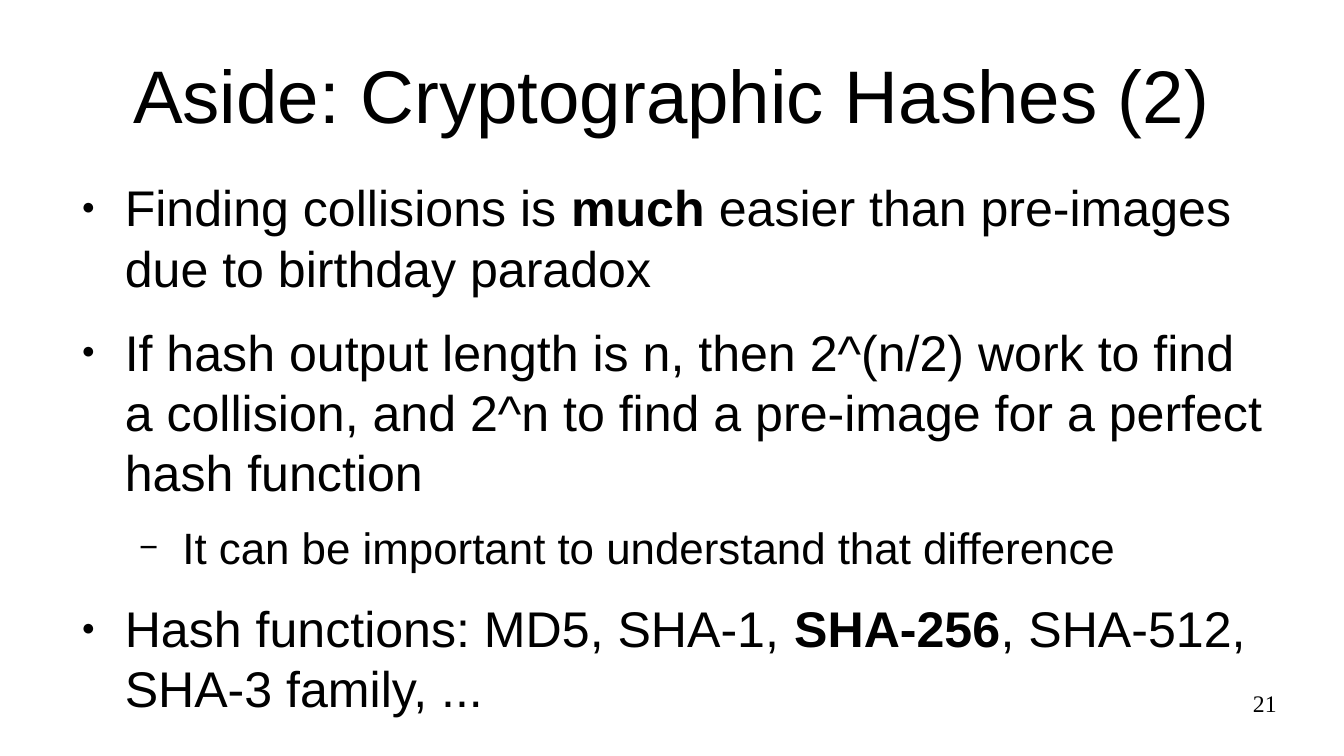
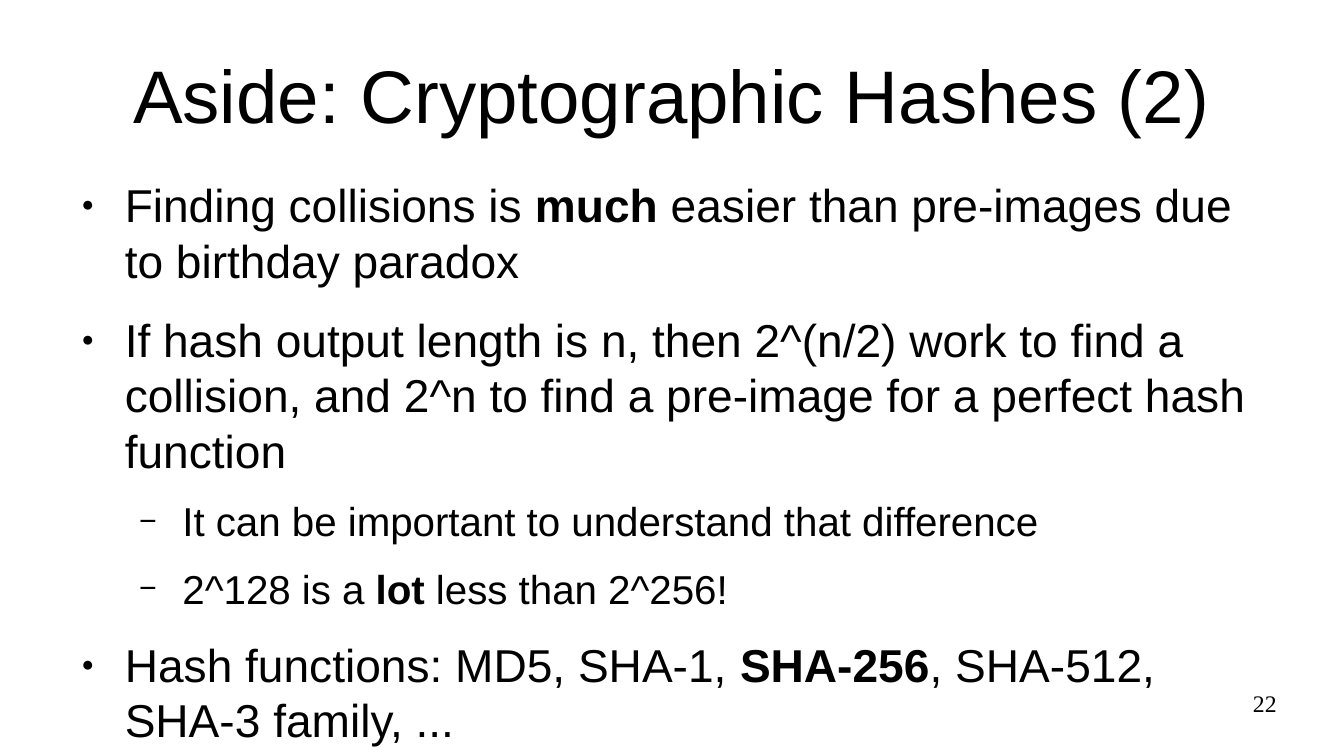
Before and after one commit to sftcd/cs7ns1, a slide deck: slide 22 of about-passwords.odp (slide 21 before the commit). Drawn at 1344x756 pixels with LibreOffice and Linux fonts; fonts in the diff are those of the drawing. Boxes give left, top, right and bottom in pixels: in the first picture for what was removed or moved away, otherwise in the second. Text is boxed around its words. In the diff, an @@ line names an element or a change of style, - is before the commit and + after.

```diff
--- a/about-passwords.odp
+++ b/about-passwords.odp
@@ text at (x1=125, y1=188, x2=1245, y2=746): size 29.6 to 27.2 pt in "Finding collisions is much easier than pre-images ...", "If hash output length is n, then ...", "Hash functions: MD5, SHA-1, SHA-256, SHA-512, SHA-3 ..."; size 25.9 to 23.8 pt in "It can be important to understand that ..." @@
@@ text at (x1=182, y1=574, x2=728, y2=605): paragraph added @@
+  − 2^128 is a lot less than 2^256!
@@ page number at (x1=1253, y1=696, x2=1277, y2=712): text changed @@
-21
+22
```
Also in this commit, not shown: 10 other slides changed, 2 slides added, 1 other file.
